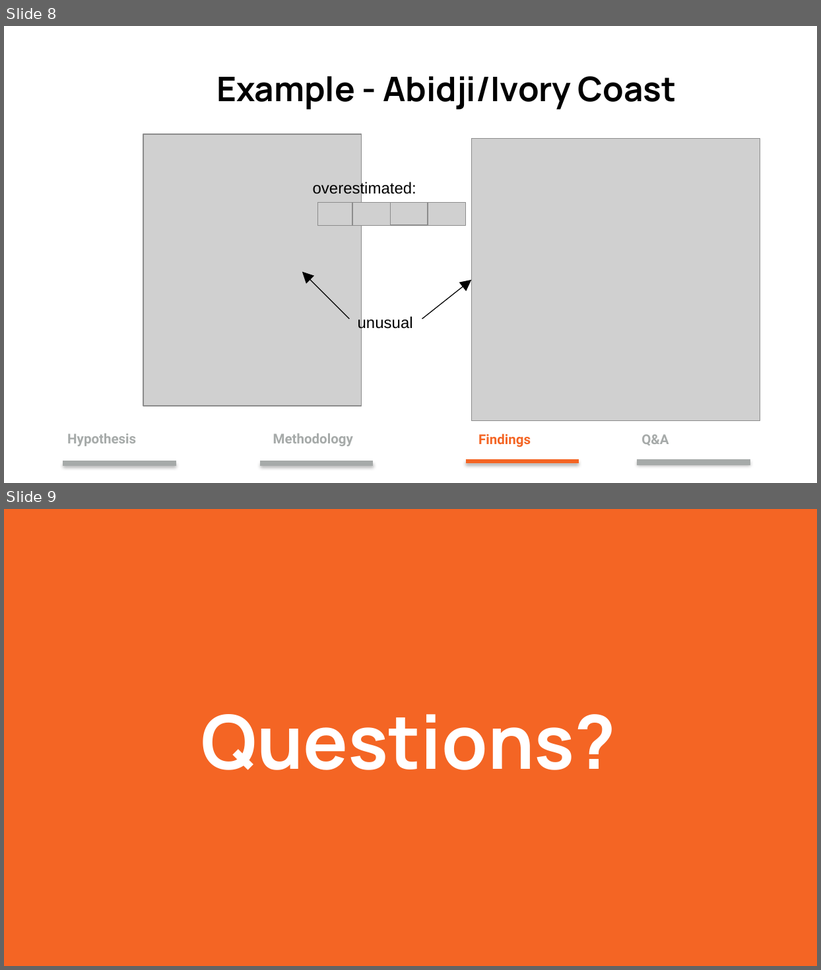
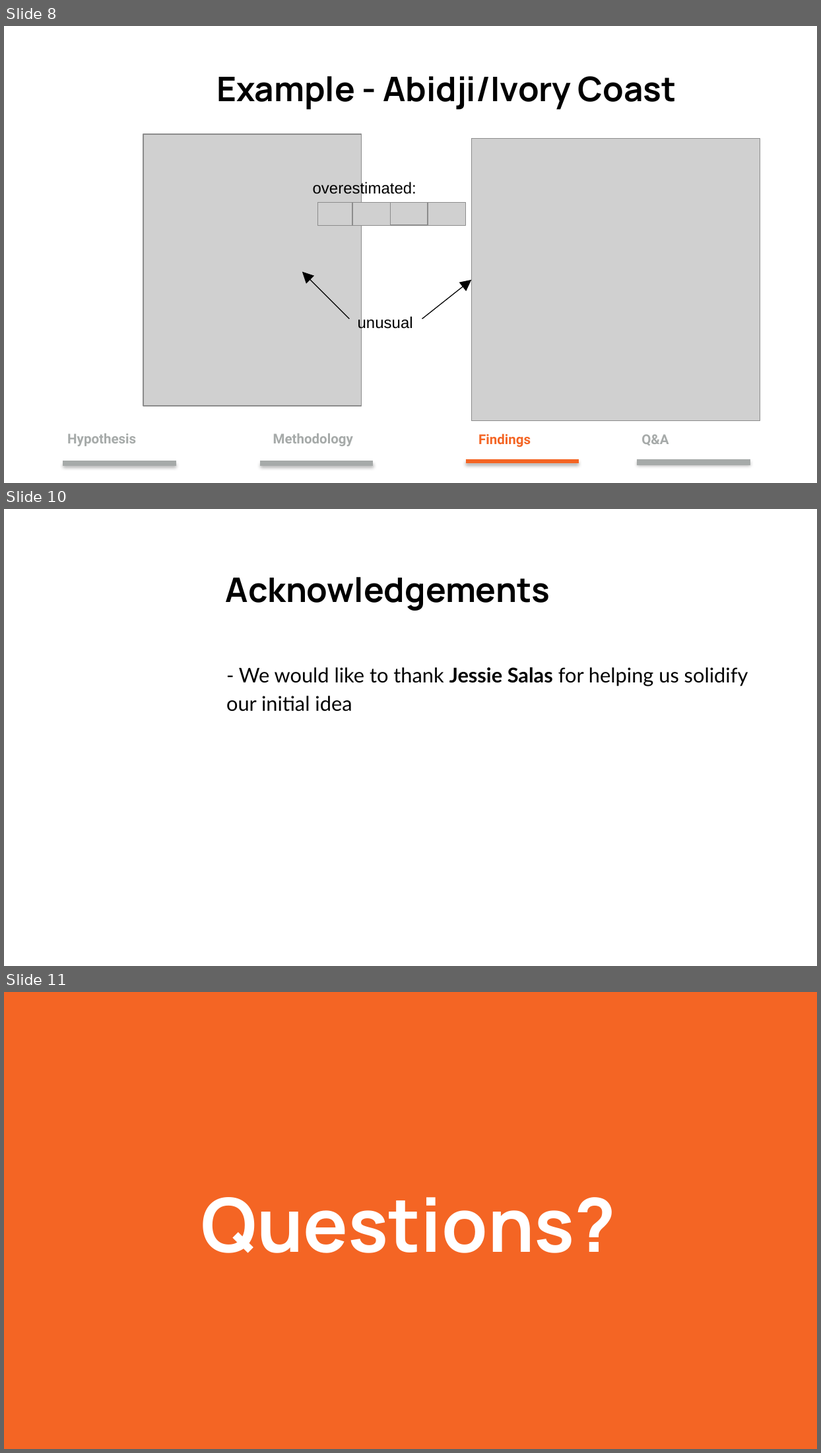
Before and after one commit to oikobill/WCS, a slide deck: LS 39F HW3.pptx. Shown one above the other, each under a label of ours: slides 8 and 9 before the commit, slides 8, 10 and 11 after it; the slides between them are not shown. The pictures are 821x970 and 821x1453 pixels, drawn with LibreOffice and Linux fonts; fonts in the diff are those of the drawing; grey boxes stand for pictures. Boxes give left, top, right and bottom in pixels: in the first picture for what was removed or moved away, otherwise in the second. Text is boxed around its words. In the diff, an @@ line names an element or a change of style, - is before the commit and + after.

```diff
--- a/LS 39F HW3.pptx
+++ b/LS 39F HW3.pptx
@@ slide 10 added at box(4, 509, 817, 966), background #FFFFFF @@
@@ title added at box(226, 577, 550, 611), 30 pt, text #000000, bold @@
+Acknowledgements
@@ text added at box(226, 667, 748, 712), 18 pt, text #000000 @@
+- We would like to thank Jessie Salas for helping us solidify our initial idea
@@ what was slide 9 is now slide 11 @@
```
Also in this commit, not shown: 4 slides changed, 1 other slide added.
